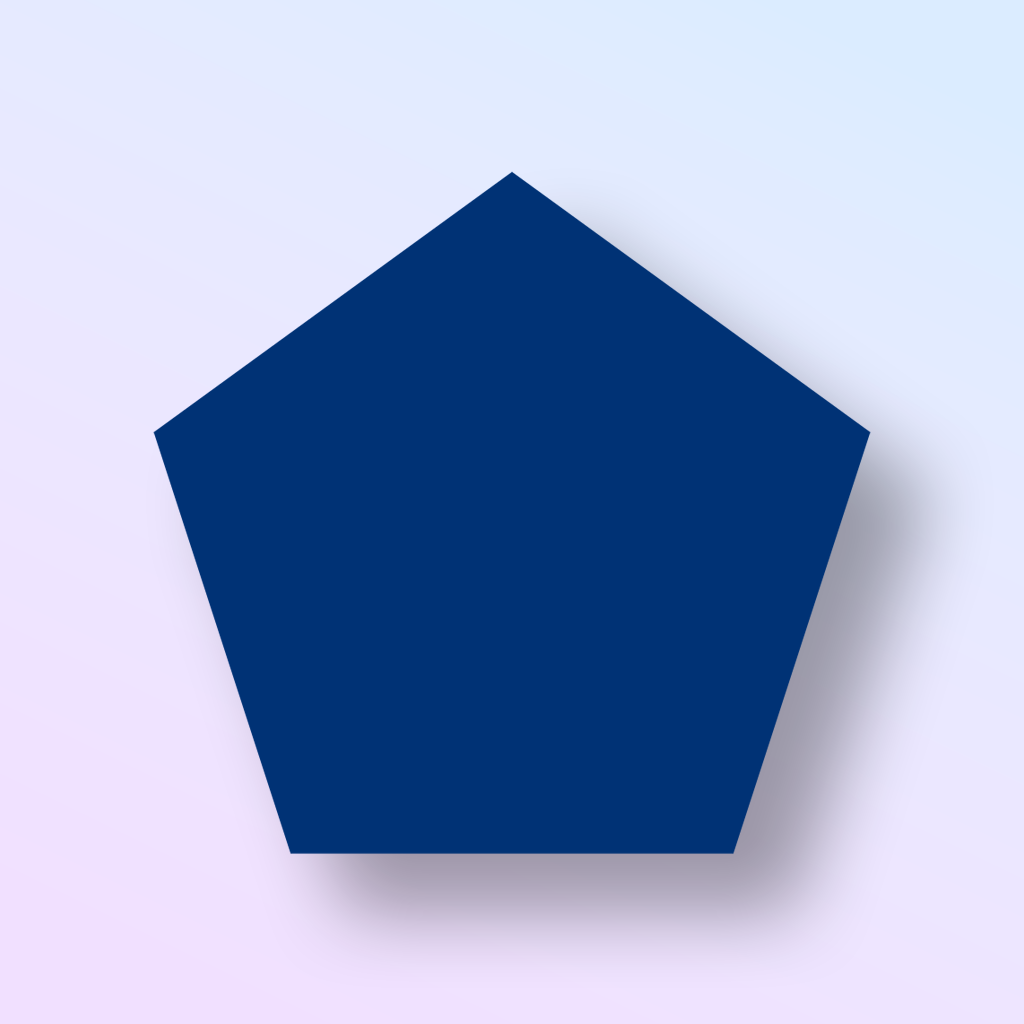
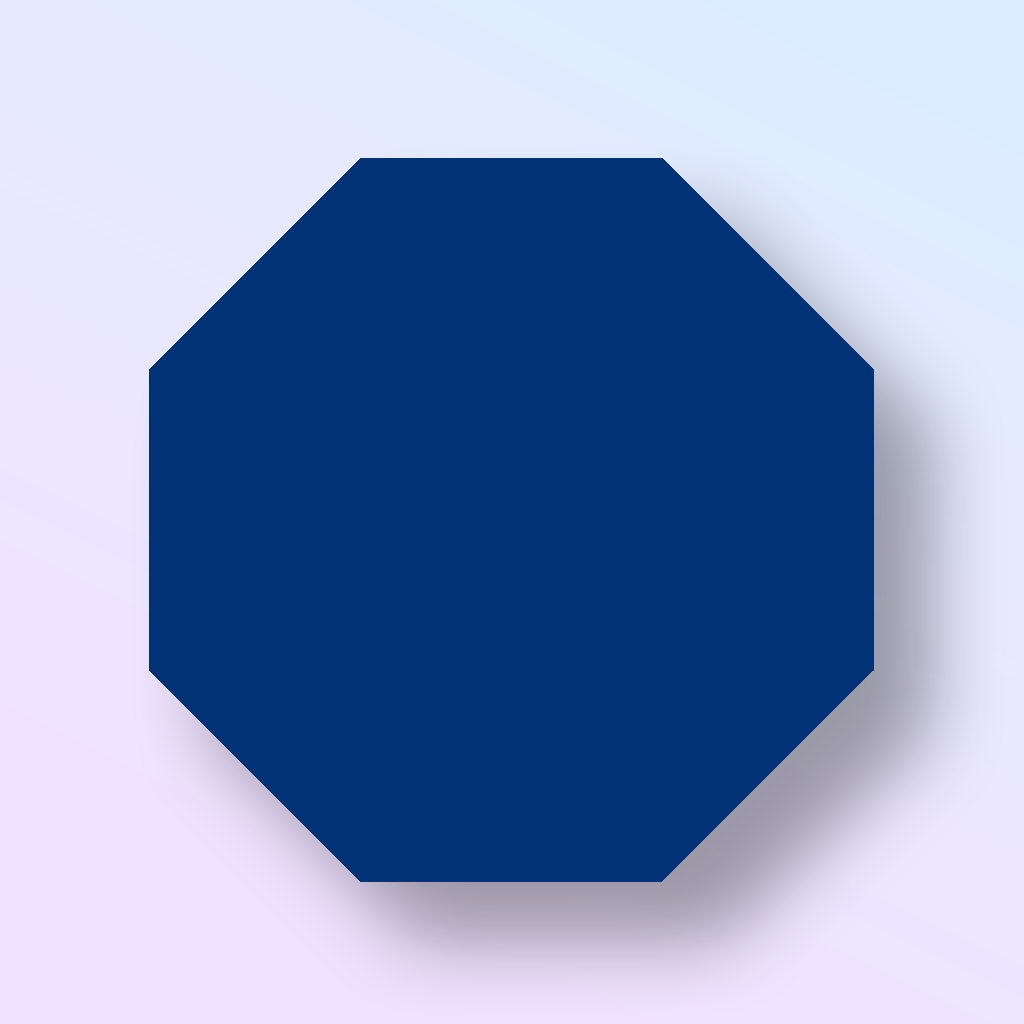
Two versions of the same layered image (1024×1024). Layer-by-layer changes:
added layer "Layer 4" above "Layer 3" over (149, 158, 874, 882)
hid "Layer 1" over (153, 171, 871, 854)
